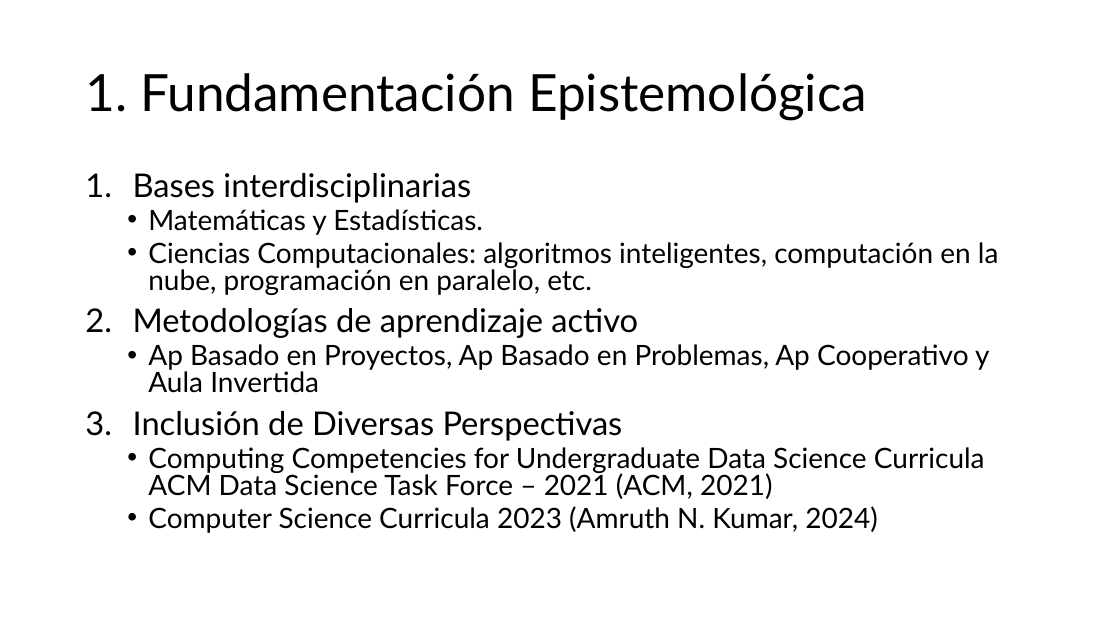
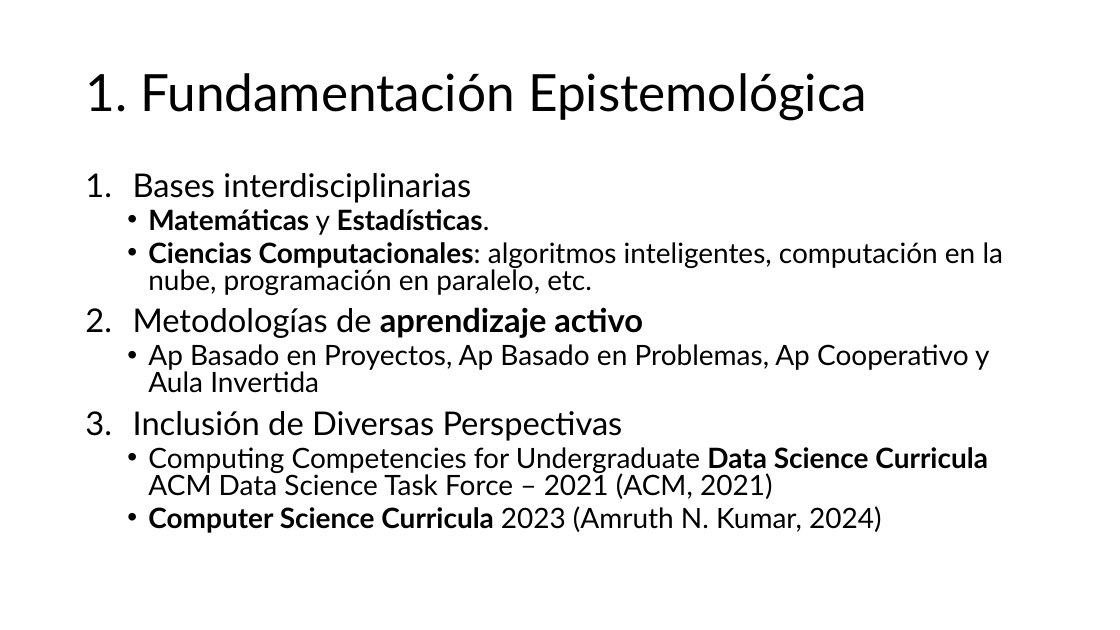
Before and after one commit to aavendan/cdia, a slide deck: slide 2 of 03 Presentación.pptx. Drawn at 1120x630 pixels with LibreOffice and Linux fonts; fonts in the diff are those of the drawing. Boxes give left, top, right and bottom in pixels: in the first picture for what was removed or moved away, otherwise in the second. Text is boxed around its words. In the diff, an @@ line names an element or a change of style, - is before the commit and + after.

```diff
--- a/03 Presentación.pptx
+++ b/03 Presentación.pptx
@@ text at (133, 209, 1004, 533): bold on in "Matemáticas Estadísticas.", "Ciencias Computacionales:", "aprendizaje activo", "Data Science Curricula" and 1 more places @@
```
Also in this commit, not shown: 2 other slides changed.
